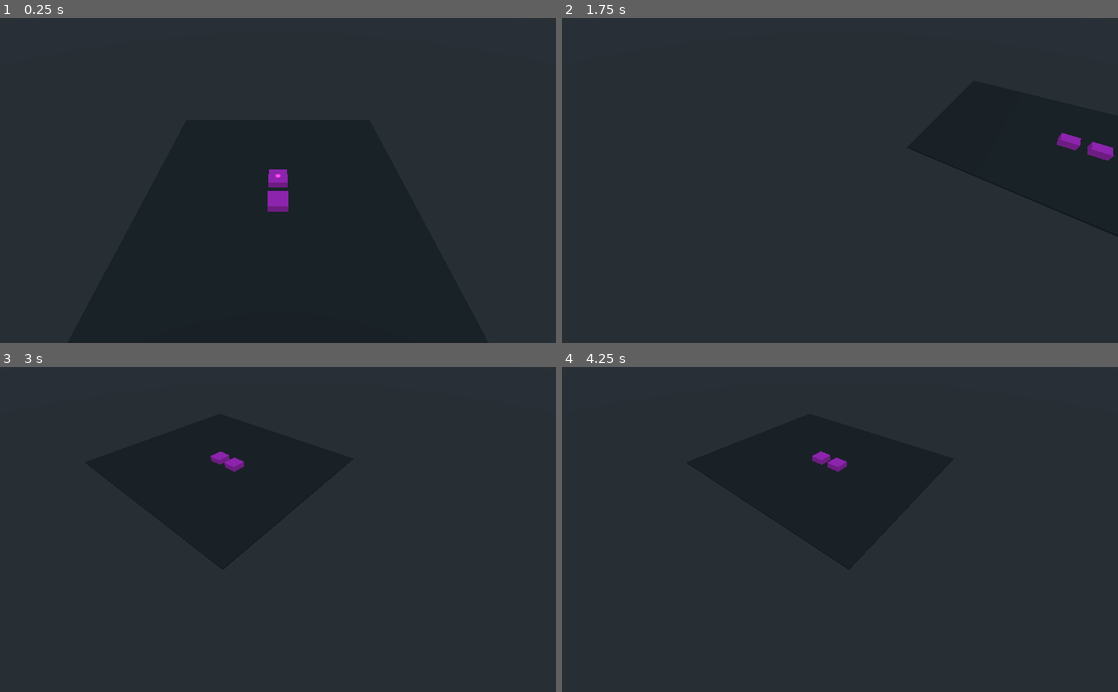
Above: before the commit, frames 1-4 (two rows, left to right).
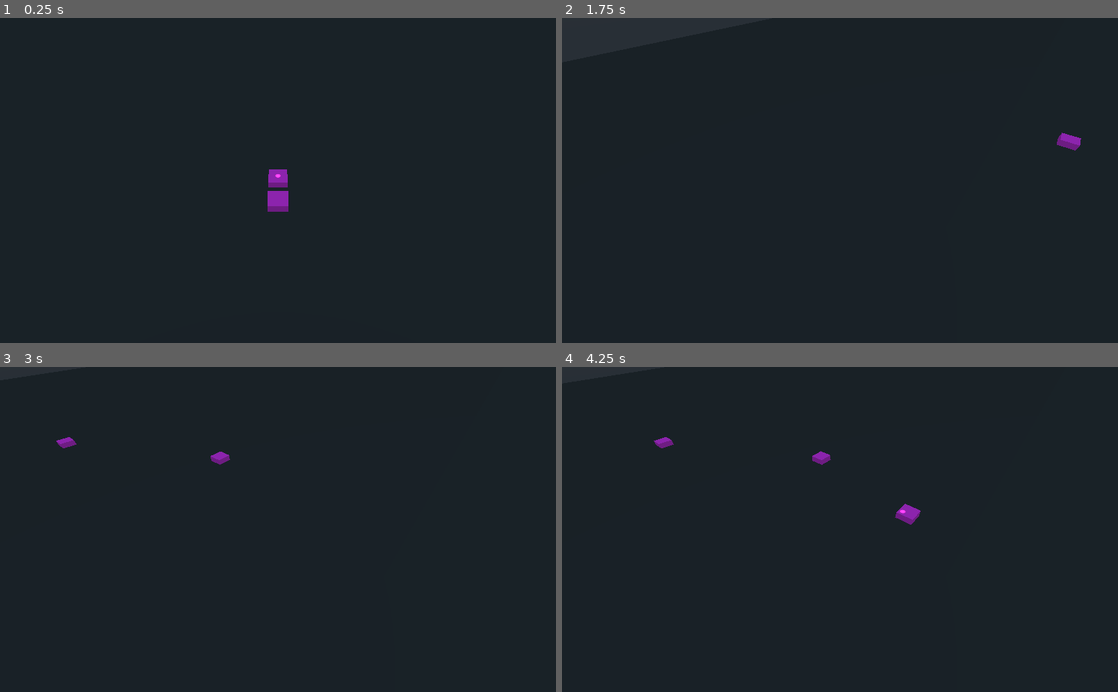
Above: after the commit, the same moments.

Repository: BransonGitomeh/godot-ray-builder-tests
Game: Godot game, scene res://ray_test.tscn
Two runs of this game, one before a commit and one after it. Both use one fixed random seed, a clock stepped at 60 frames per second and the inputs below.
Inputs (mouse positions are in pixels of both pictures, inside the frame that each line leads up to):
- Up to frame 1 (0.25 s): no input
- Up to frame 2 (1.75 s): tap Enter at 0.5 s; move the mouse to (962, 164) at 0.52 s; hold D (strafe_right) 0.53-1.28 s; hold Middle mouse button (free_rotate) 0.53-1.28 s; move the mouse to (728, 196) at 1.27 s; hold S (move_back) from 1.28 s (still down); tap W (move_foward) at 1.35 s
- Up to frame 3 (3 s): move the mouse to (333, 458) at 2.02 s; release S (move_back) at 2.03 s; hold X (move_objects) 2.03-2.78 s; hold D (strafe_right) from 2.03 s (still down); move the mouse to (250, 594) at 2.77 s; tap Space (place_object) at 2.85 s
- Up to frame 4 (4.25 s): move the mouse to (1006, 578) at 3.52 s; release D (strafe_right) at 3.53 s; hold A (strafe_left) from 3.53 s (still down); hold Z (select_objects) from 3.53 s (still down)

The runs differ from the first frame. In frame 2, 0.2% of the frame differs, in the area x 94-100%, y 38-45%; in frame 3, 0.2%; in frame 4, 0.4%, in the area x 16-65%, y 21-49%.

Commit message:
larger test plane

Diff:
--- a/ray_test.tscn
+++ b/ray_test.tscn
@@ -17,7 +17,7 @@
 [node name="level" type="Spatial"]
 
 [node name="plane" type="StaticBody" parent="."]
-transform = Transform( 13.431, 0, 0, 0, 0.0977546, 0, 0, 0, 15.6494, 0, 0.145526, 0 )
+transform = Transform( 126.686, 0, 0, 0, 0.0977546, 0, 0, 0, 89.3335, 0, 0.145526, 0 )
 __meta__ = {
 "_edit_group_": true
 }
